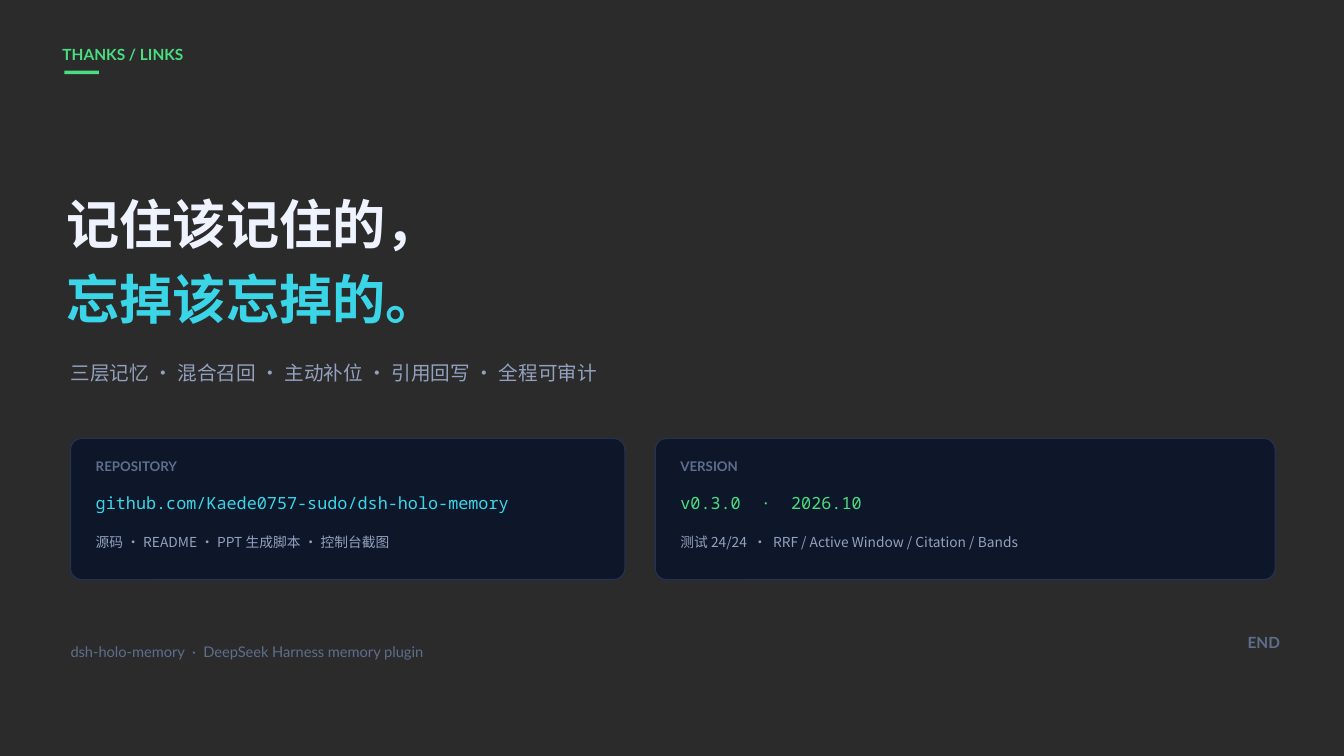
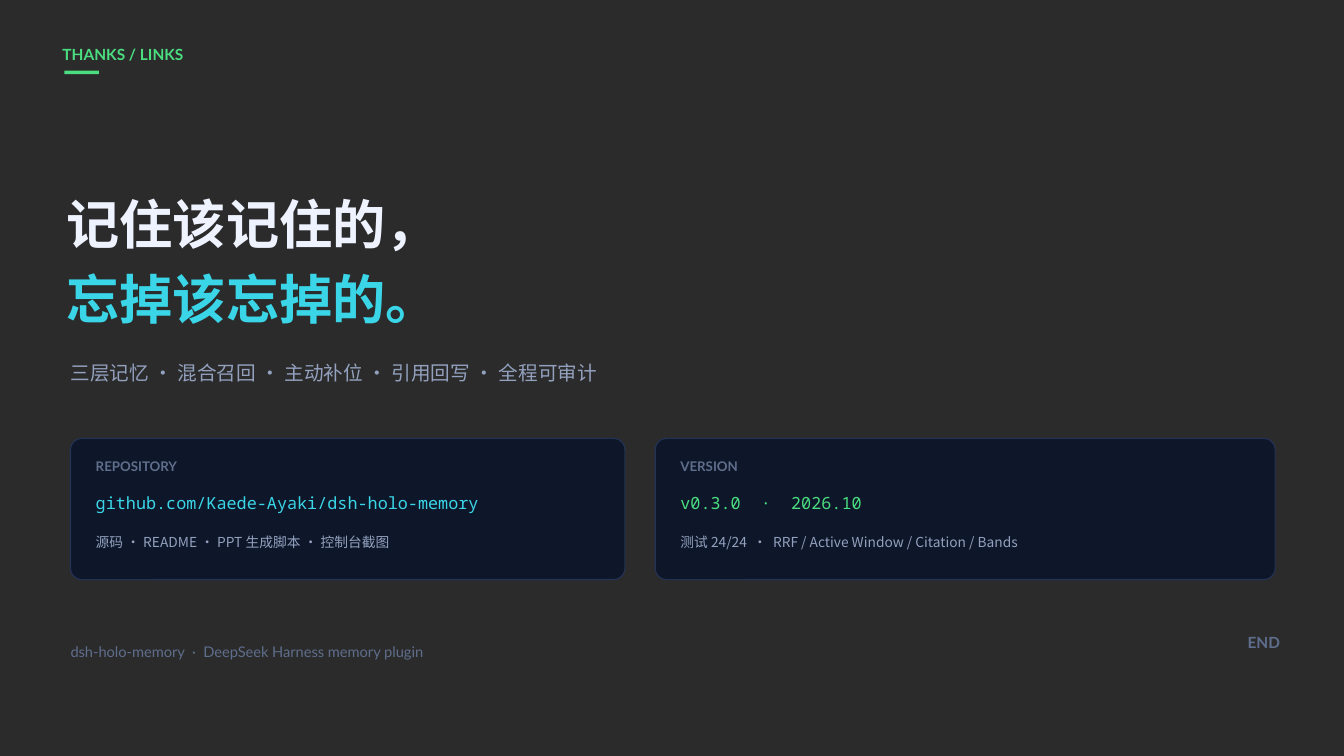
Before and after one commit to Kaede-Ayaki/dsh-holo-memory, a slide deck: slide 14 of docs/dsh-holo-memory-intro.pptx. Drawn at 1344x756 pixels with LibreOffice and Linux fonts; fonts in the diff are those of the drawing; background and template pictures are left out; a plain dark background stands for a picture behind light text. Boxes give left, top, right and bottom in pixels: in the first picture for what was removed or moved away, otherwise in the second. Text is boxed around its words. In the diff, an @@ line names an element or a change of style, - is before the commit and + after.

Commit message:
docs: update repository owner to Kaede-Ayaki
- sync README, CHANGELOG, PPT and origin remote after username change

```diff
--- a/docs/dsh-holo-memory-intro.pptx
+++ b/docs/dsh-holo-memory-intro.pptx
@@ text at [96, 496, 479, 513]: text changed @@
-github.com/Kaede0757-sudo/dsh-holo-memory
+github.com/Kaede-Ayaki/dsh-holo-memory
```
Also in this commit, not shown: 3 other files.
